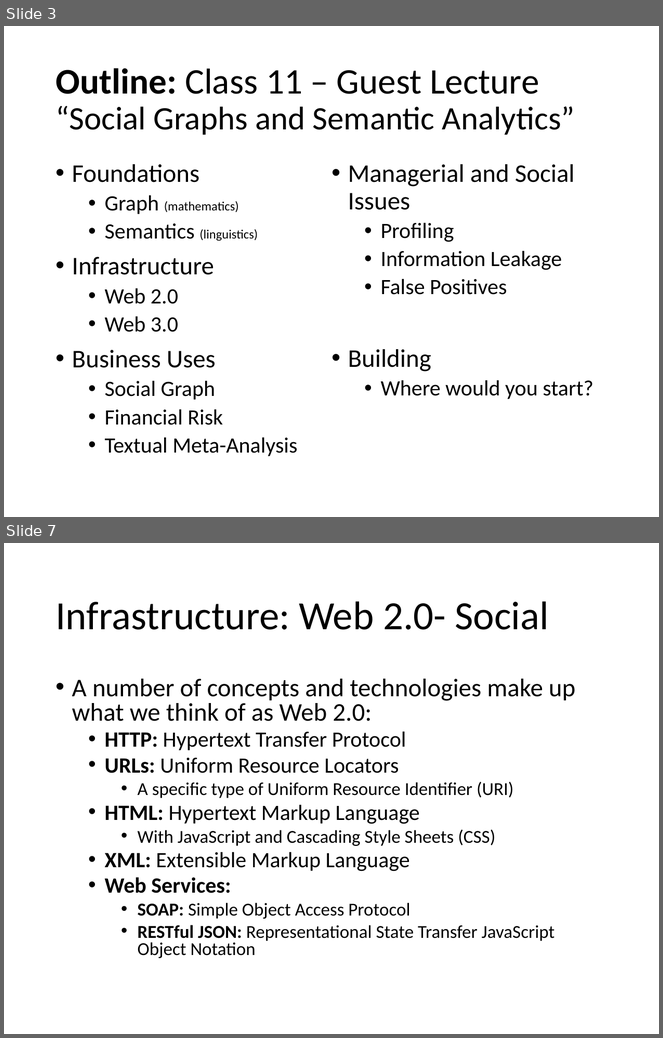
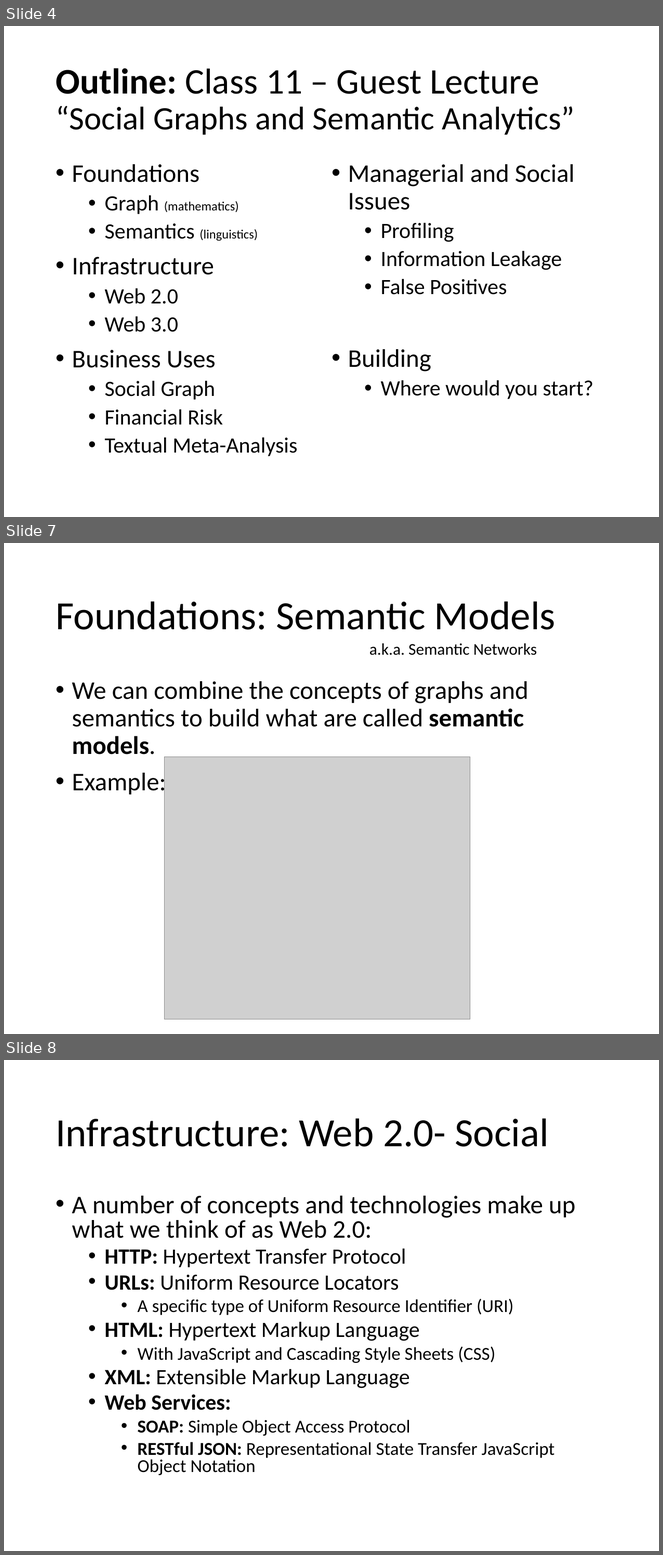
Before and after one commit to colinbellCA/1161.cs330-uwaterloo-sematic_analytics, a slide deck: 1161.cs330-social_graphs_and_semantic_analytics.pptx. Shown one above the other, each under a label of ours: slides 3 and 7 before the commit, slides 4, 7 and 8 after it; the slides between them are not shown. The pictures are 663x1038 and 663x1555 pixels, drawn with LibreOffice and Linux fonts; fonts in the diff are those of the drawing; grey boxes stand for pictures. Boxes give left, top, right and bottom in pixels: in the first picture for what was removed or moved away, otherwise in the second. Text is boxed around its words. In the diff, an @@ line names an element or a change of style, - is before the commit and + after.

```diff
--- a/1161.cs330-social_graphs_and_semantic_analytics.pptx
+++ b/1161.cs330-social_graphs_and_semantic_analytics.pptx
@@ slide 7 added at bbox=[4, 543, 659, 1034], background #FFFFFF @@
@@ title added at bbox=[55, 601, 556, 630], 44 pt, text #000000 @@
+Foundations: Semantic Models
@@ text added at bbox=[370, 643, 537, 655], 18 pt, text #000000 @@
+a.k.a. Semantic Networks
@@ text added at bbox=[72, 681, 529, 797], 28 pt, text #000000 @@
+• We can combine the concepts of graphs and semantics to build what are called semantic models.
+• Example:
@@ picture added at bbox=[165, 757, 470, 1020] @@
@@ what was slide 3 is now slide 4 @@
@@ what was slide 7 is now slide 8 @@
```
Also in this commit, not shown: 6 slides changed, 3 other slides added, 1 slide removed, 7 other files.
